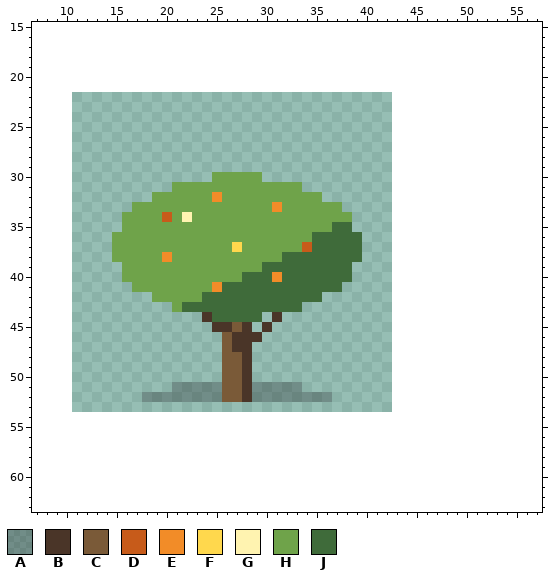
File history of a pixel-art file, game/pixel-plants/wu-you-shu.aseprite. The picture above is the old version.
32x32 pixels, 1 frame. Shown: x 7..57, y 15..63. The old version is drawn lined up with the new one, on the new canvas.
Visible layers, top first: "glint", "core", "bloom-shade", "bloom", "leaf", "stem", "shadow" opacity 30%.
Palette (. is transparent): A #1a1a204c  B #4a3528  C #7a5a38  D #c75b1a  E #f28c28  F #ffd84d  G #fff3b0  H #6fa34a  J #3f6b3a
Pixels before (only the part around the change), first column x 7:
15 ...................................................
16 ...................................................
17 ...................................................
18 ...................................................
19 ...................................................
20 ...................................................
21 ...................................................
22 ...................................................
23 ...................................................
24 ...................................................
25 ...................................................
26 ...................................................
27 ...................................................
28 ...................................................
29 ...................................................
30 ..................HHHHH............................
31 ..............HHHHHHHHHHHHH........................
32 ............HHHHHHEHHHHHHHHHH......................
33 ..........HHHHHHHHHHHHHHEHHHHHH....................
34 .........HHHHDHGHHHHHHHHHHHHHHHH...................
35 .........HHHHHHHHHHHHHHHHHHHHHJJ...................
36 ........HHHHHHHHHHHHHHHHHHHHJJJJJ..................
37 ........HHHHHHHHHHHHFHHHHHHDJJJJJ..................
38 ........HHHHHEHHHHHHHHHHHJJJJJJJJ..................
39 .........HHHHHHHHHHHHHHJJJJJJJJJ...................
40 .........HHHHHHHHHHHHJJJEJJJJJJJ...................
41 ..........HHHHHHHHEJJJJJJJJJJJJ....................
42 ............HHHHHJJJJJJJJJJJJ......................
43 ..............HJJJJJJJJJJJJ........................
44 .................BJJJJJ.B..........................
45 ..................BBCB.B...........................
46 ...................CBBB............................
47 ...................CBB.............................
48 ...................CCB.............................
49 ...................CCB.............................
50 ...................CCB.............................
51 ..............AAAAACCBAAAAA........................
52 ...........AAAAAAAACCBAAAAAAAA.....................
53 ...................................................
54 ...................................................
55 ...................................................
56 ...................................................
57 ...................................................
58 ...................................................
59 ...................................................
60 ...................................................
61 ...................................................
62 ...................................................
63 ...................................................
The result:
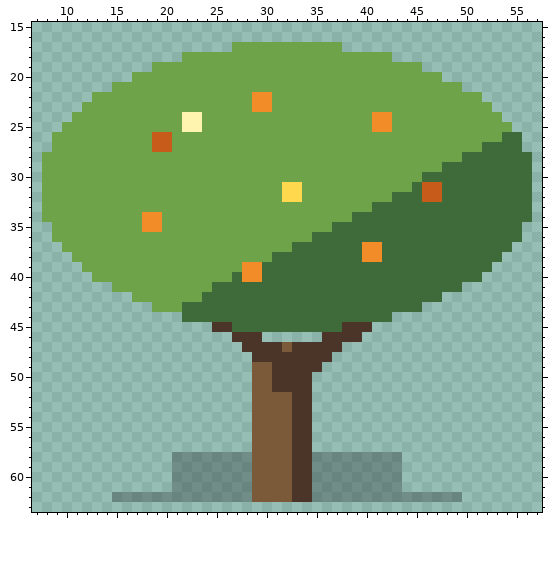
The exact change:
canvas 32x32 -> 64x64, the old top-left corner now at 11,22
y 17: x 27..37 ........... -> HHHHHHHHHHH
y 18: x 22..42 ..................... -> HHHHHHHHHHHHHHHHHHHHH
y 19: x 19..45 ........................... -> HHHHHHHHHHHHHHHHHHHHHHHHHHH
y 20: x 17..47 ............................... -> HHHHHHHHHHHHHHHHHHHHHHHHHHHHHHH
y 21: x 15..49 ................................... -> HHHHHHHHHHHHHHHHHHHHHHHHHHHHHHHHHHH
y 22: x 13..51 ....................................... -> HHHHHHHHHHHHHHHHEEHHHHHHHHHHHHHHHHHHHHH
y 23: x 12..52 ......................................... -> HHHHHHHHHHHHHHHHHEEHHHHHHHHHHHHHHHHHHHHHH
y 24: x 11..53 ........................................... -> HHHHHHHHHHHGGHHHHHHHHHHHHHHHHHEEHHHHHHHHHHH
y 25: x 10..54 ............................................. -> HHHHHHHHHHHHGGHHHHHHHHHHHHHHHHHEEHHHHHHHHHHHH
y 26: x 9..55 ............................................... -> HHHHHHHHHHDDHHHHHHHHHHHHHHHHHHHHHHHHHHHHHHHHHJJ
y 27: x 9..55 ............................................... -> HHHHHHHHHHDDHHHHHHHHHHHHHHHHHHHHHHHHHHHHHHHJJJJ
y 28: x 8..56 ................................................. -> HHHHHHHHHHHHHHHHHHHHHHHHHHHHHHHHHHHHHHHHHHJJJJJJJ
y 29: x 8..56 ................................................. -> HHHHHHHHHHHHHHHHHHHHHHHHHHHHHHHHHHHHHHHHJJJJJJJJJ
y 30: x 8..24 ................. -> HHHHHHHHHHHHHHHHH; x 30..56 ........................... -> HHHHHHHHHHHHHHHHJJJJJJJJJJJ
y 31: x 8..20 ............. -> HHHHHHHHHHHHH; x 32..56 HH....................... -> FFHHHHHHHHHHHJDDJJJJJJJJJ
y 32: x 8..18 ........... -> HHHHHHHHHHH; x 25 E -> H; x 32..33 HH -> FF; x 36..56 ..................... -> HHHHHHHJJJDDJJJJJJJJJ
y 33: x 8..16 ......... -> HHHHHHHHH; x 31 E -> H; x 38..56 ................... -> HHHJJJJJJJJJJJJJJJJ
y 34: x 8..15 ........ -> HHHHHHHH; x 18..20 HHD -> EEH; x 22 G -> H; x 39..56 .................. -> JJJJJJJJJJJJJJJJJJ
y 35: x 9..15 ....... -> HHHHHHH; x 18..19 HH -> EE; x 39..55 ................. -> JJJJJJJJJJJJJJJJJ
y 36: x 9..14 ...... -> HHHHHH; x 40..55 ................ -> JJJJJJJJJJJJJJJJ
y 37: x 10..14 ..... -> HHHHH; x 27 F -> H; x 33..34 HD -> JJ; x 40..54 ............... -> EEJJJJJJJJJJJJJ
y 38: x 11..14 .... -> HHHH; x 20 E -> H; x 31 H -> J; x 40..53 .............. -> EEJJJJJJJJJJJJ
y 39: x 12..15 .... -> HHHH; x 28..29 HH -> EE; x 39..52 .............. -> JJJJJJJJJJJJJJ
y 40: x 13..15 ... -> HHH; x 27..29 HJJ -> JEE; x 31 E -> J; x 39..51 ............. -> JJJJJJJJJJJJJ
y 41: x 15..16 .. -> HH; x 25 E -> J; x 38..49 ............ -> JJJJJJJJJJJJ
y 42: x 17..18 .. -> HH; x 36..47 ............ -> JJJJJJJJJJJJ
y 43: x 19..20 .. -> HH; x 34..45 ............ -> JJJJJJJJJJJJ
y 44: x 22..24 ..B -> JJJ; x 30..42 .B........... -> JJJJJJJJJJJJJ
y 45: x 27..40 CB.B.......... -> JJJJJJJJJJJBBB
y 46: x 26 C -> .; x 36..39 .... -> BBBB
y 47: x 26..27 CB -> ..; x 29..37 ......... -> BBBCBBBBB
y 48: x 26..36 CCB........ -> ...BBBBBBBB
y 49: x 26..35 CCB....... -> ...CCBBBBB
y 50: x 26..34 CCB...... -> ...CCBBBB
y 51: x 21..34 AAAAACCBAAAAA. -> ........CCBBBB
y 52: x 18..36 AAAAAAAACCBAAAAAAAA -> ...........CCCCBB..
y 53..57: x 29..34 ...... -> CCCCBB
y 58..61: x 21..43 ....................... -> AAAAAAAACCCCBBAAAAAAAAA
y 62: x 15..49 ................................... -> AAAAAAAAAAAAAACCCCBBAAAAAAAAAAAAAAA
Boxes around the changes in both pictures, in picture pixels (x1, y1, x2, y2):
changed: (42, 42, 532, 502)
